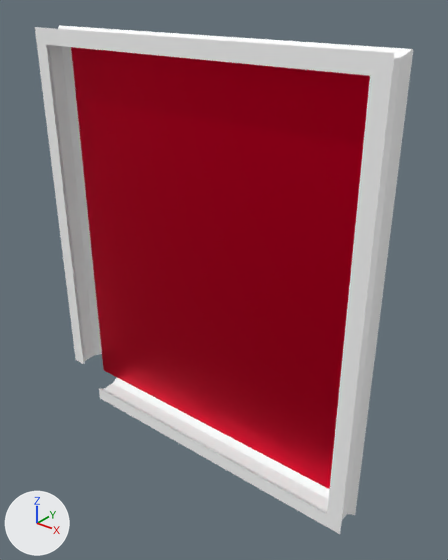
A saved change to the FBX model outland/exports/map1.fbx.
Both versions are drawn from a 50 mm camera at (75.1, -83.9, 61.9) aimed at (6.2, 2.3, 8.4). Lighting does not change. The marker at lower left points along +X, +Y and +Z. Where no turn or scale is listed for an object, it has been applied to the vertices.

The first picture shows '[corner4].001', '[corner4].002', '[corner4].003', '[scale]floor].002', '[wall3][thick].001', '[wall3][thick].002', '[wall3][thick].003', '[wall3][thick].004'.
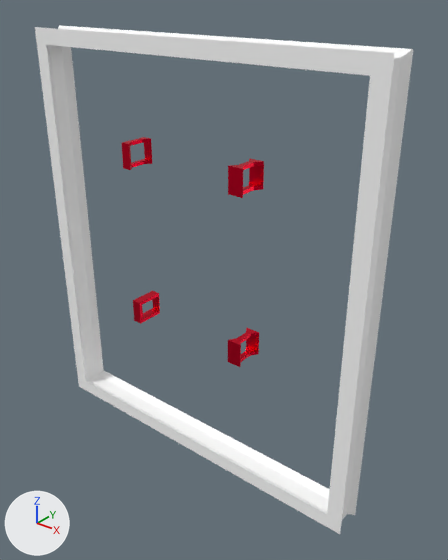
The newer file is also turned or shifted as a whole; pictures and numbers use the older file's frame.

Pixel boxes (x1, y1, x2, y2) of what changed, in the pictures (448 x 560 px):
'[scale]floor].002', deleted (red)
    before: (71, 47, 370, 489)
'[door4][thick].001', added (red)
    after: (228, 159, 264, 198)
'[corner4].004', added
    after: (76, 354, 117, 398)
'[door4][thick].002', added (red)
    after: (228, 327, 259, 367)
'[door][flat].001', added (red)
    after: (121, 137, 152, 170)
'[door2][flat].001', added (red)
    after: (133, 291, 160, 324)

The change in detail:
Material 'Material.009' (mat_material_009) is new.
Its base color is (0.8, 0.0, 0.029) (red #e70030).
Its metallic is 1.0.
Its roughness is 0.467.
Mesh me_cube_023 is new.
It has 54 vertices, 52 faces and spans x -3.11..5.0, y -6.0..0.0, z -3.11..5.0.
It uses material mat_white_001 (white #ffffff).
Mesh me_cube_049_1 is new.
It has 32 vertices, 20 faces and spans x 0.0..3.11, y 0.0..6.0, z 0.0..5.02.
It uses material mat_material_009 (red #e70030).
Mesh me_cube_045_1 is new.
It has 32 vertices, 20 faces and spans x -2.0..0.0, y 0.0..6.0, z -5.02..0.0.
It uses material mat_material_009 (red #e70030).
Mesh me_cube_051 is new.
It has 32 vertices, 20 faces and spans x -2.0..0.0, y 0.0..6.0, z 0.0..5.02.
It uses material mat_material_009 (red #e70030).
Mesh me_cube_050 is new.
It has 32 vertices, 20 faces and spans x 0.0..3.11, y 0.0..6.0, z 0.0..5.02.
It uses material mat_material_003 (red #e7002f).
Object '[scale]floor].002' (ob_scale_floor__002) is deleted.
Object '[corner4].004' (ob_corner4__004) is new; it shows me_cube_023.
Its location is (-34.0, 2.3, -29.8).
Object '[door4][thick].001' (ob_door4__thick__001) is new; it shows me_cube_049_1.
Its location is (11.9, -3.7, 28.7).
Object '[door2][flat].001' (ob_door2__flat__001) is new; it shows me_cube_045_1.
Its location is (-12.1, -3.7, -0.3).
Object '[door][flat].001' (ob_door__flat__001) is new; it shows me_cube_051.
Its location is (-12.1, -3.7, 28.7).
Object '[door4][thick].002' (ob_door4__thick__002) is new; it shows me_cube_050.
Its location is (11.9, -3.7, -5.3).
